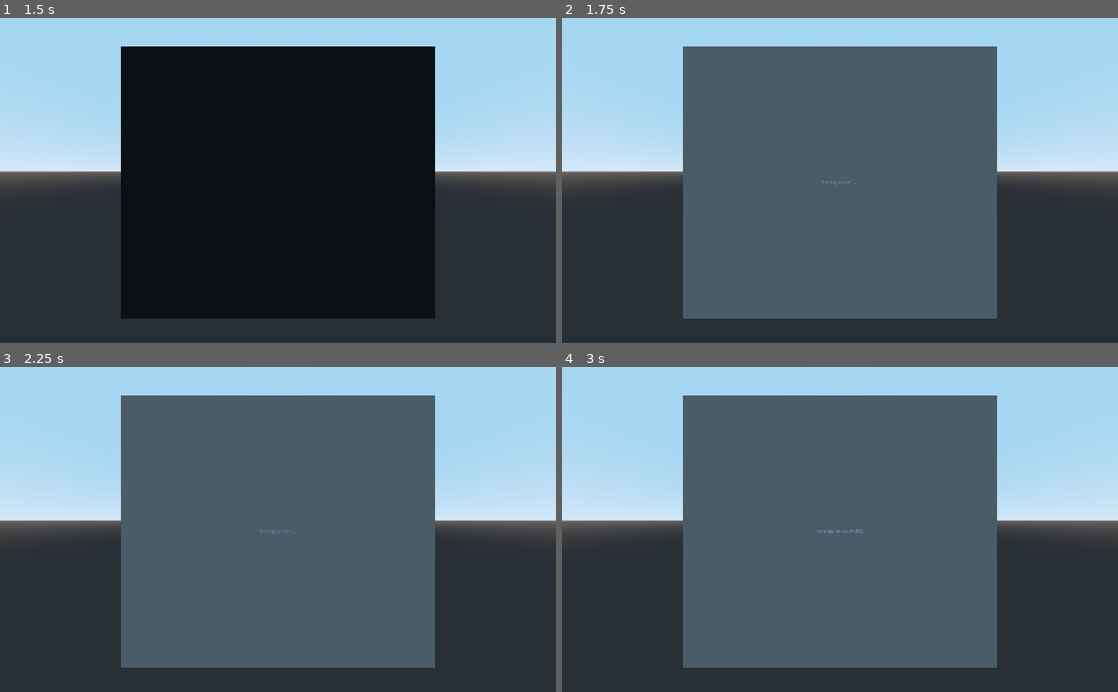
Above: before the commit, frames 1-4 (two rows, left to right).
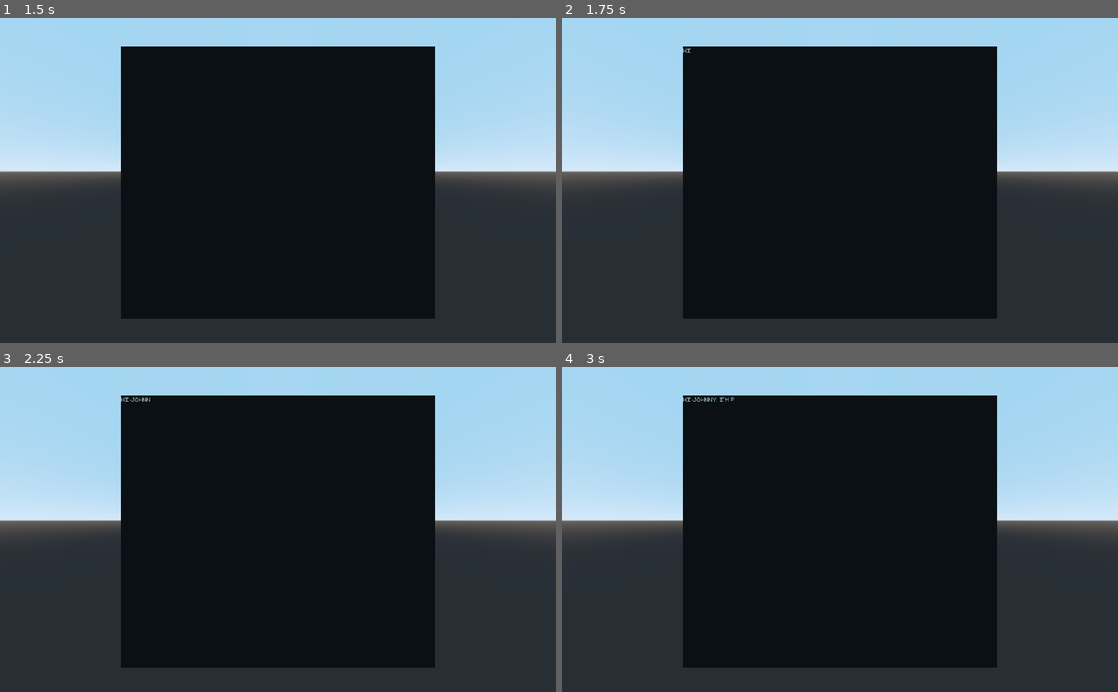
Above: after the commit, the same moments.

Repository: QbieShay/TuttoPizza
Game: Godot game, scene res://Main.tscn
Two runs of this game, one before a commit and one after it. Both use one fixed random seed, a clock stepped at 60 frames per second and the inputs below.
Inputs (mouse positions are in pixels of both pictures, inside the frame that each line leads up to):
- Up to frame 1 (1.5 s): click "Play" at 0.5 s; tap Enter at 1.25 s; move the mouse to (400, 164) at 1.27 s; click (400, 164) at 1.42 s
- Up to frame 2 (1.75 s): no input
- Up to frame 3 (2.25 s): tap Space at 2 s; move the mouse to (166, 545) at 2.02 s; click (166, 545) at 2.17 s
- Up to frame 4 (3 s): tap Enter at 2.75 s; move the mouse to (895, 458) at 2.77 s; click (895, 458) at 2.92 s

Frame 1 is identical in both runs. In frame 2, 47% of the frame differs, in the area x 21-79%, y 8-93%; in frame 3, 47%; in frame 4, 47%.

Commit message:
boot message

Diff:
--- /dev/null
+++ b/Assets/VirtualOS/BootFont.tres
@@ -0,0 +1,6 @@
+[gd_resource type="DynamicFont" load_steps=2 format=2]
+
+[ext_resource path="res://Assets/VirtualOS/RETRO COMPUTER_DEMO.TTF" type="DynamicFontData" id=1]
+
+[resource]
+font_data = ExtResource( 1 )
--- a/VirtualOS/Boot/BootScreen.gd
+++ b/VirtualOS/Boot/BootScreen.gd
@@ -6,9 +6,66 @@
 # Our computer will automatically instance the OS when this signal is fired.
 signal done()
 
+
+export(float) var short_pause_length = 0.1
+export(float) var long_pause_length = 1.5
+
+
+var _character_timer
+var _pause_timer
+var _current_dialogue_index = 0
+var _current_character_index = 0
+
+
+var dialogue = [
+	"Hi Johnny, I'm Paul\n",
+	"Please Johnny, delete my porn folder and my internet history\n",
+	"My computer is possessed, be careful",
+	".",
+	".\n",
+	"I’ve been watching some weird shit…",
+	"I mean REALLY weird",
+	".",
+	".",
+	".\n",
+	"Thank you",
+	]
+
 func _ready():
 	$AnimationPlayer.connect("animation_finished", self, "_on_animation_done")
-	$AnimationPlayer.play("boot_animation")
+	#$AnimationPlayer.play("boot_animation")
+	_character_timer = Timer.new()
+	add_child(_character_timer)
+	_character_timer.start(short_pause_length)
+	_character_timer.connect("timeout", self, "_on_character_timer_timeout")
+	_character_timer.one_shot = true
+	_on_character_timer_timeout()
+	_pause_timer = Timer.new()
+	add_child(_pause_timer)
+	_pause_timer.connect("timeout", self, "_on_pause_timer_timeout")
+	_pause_timer.one_shot = true
+
 
 func _on_animation_done(arg):
 	emit_signal("done")
+
+
+func _on_pause_timer_timeout():
+	_current_dialogue_index += 1
+	if _current_dialogue_index == dialogue.size():
+		emit_signal("done")
+		return
+	_current_character_index = 0
+	_on_character_timer_timeout()
+
+
+func _on_character_timer_timeout():
+	if _current_character_index == dialogue[_current_dialogue_index].length():
+		# Long pause and move to next dialogue
+		_character_timer.stop()
+		_pause_timer.start(long_pause_length)
+		pass
+	else:
+		$DialogueLabel.text += dialogue[_current_dialogue_index][_current_character_index]
+		_current_character_index += 1
+		_character_timer.start()
--- a/VirtualOS/Boot/BootScreen.tscn
+++ b/VirtualOS/Boot/BootScreen.tscn
@@ -1,11 +1,12 @@
-[gd_scene load_steps=3 format=2]
+[gd_scene load_steps=4 format=2]
 
 [ext_resource path="res://VirtualOS/Boot/BootScreen.gd" type="Script" id=1]
+[ext_resource path="res://Assets/VirtualOS/BootFont.tres" type="DynamicFont" id=2]
 
 [sub_resource type="Animation" id=1]
 resource_name = "boot_animation"
 tracks/0/type = "value"
-tracks/0/path = NodePath("Label:modulate")
+tracks/0/path = NodePath("DialogueLabel:modulate")
 tracks/0/interp = 1
 tracks/0/loop_wrap = true
 tracks/0/imported = false
@@ -22,17 +23,25 @@
 anchor_bottom = 1.0
 script = ExtResource( 1 )
 
-[node name="Label" type="Label" parent="."]
-modulate = Color( 1, 1, 1, 0 )
-anchor_left = 0.5
-anchor_top = 0.5
-anchor_right = 0.5
-anchor_bottom = 0.5
-margin_left = -60.0
-margin_top = -7.0
-margin_right = 60.0
-margin_bottom = 7.0
-text = "Booting system ...."
+[node name="ColorRect" type="ColorRect" parent="."]
+anchor_right = 1.0
+anchor_bottom = 1.0
+color = Color( 0, 0, 0, 1 )
+
+[node name="DialogueLabel" type="Label" parent="."]
+anchor_bottom = 1.0
+margin_right = 156.0
+custom_fonts/font = ExtResource( 2 )
+custom_colors/font_color = Color( 1, 1, 1, 1 )
+
+[node name="BootingLabel" type="Label" parent="."]
+anchor_top = 1.0
+anchor_right = 1.0
+anchor_bottom = 1.0
+margin_top = -30.0
+custom_fonts/font = ExtResource( 2 )
+custom_colors/font_color = Color( 1, 1, 1, 1 )
+valign = 2
 
 [node name="AnimationPlayer" type="AnimationPlayer" parent="."]
 anims/boot_animation = SubResource( 1 )
Binary file added: Assets/VirtualOS/RETRO COMPUTER_DEMO.TTF
